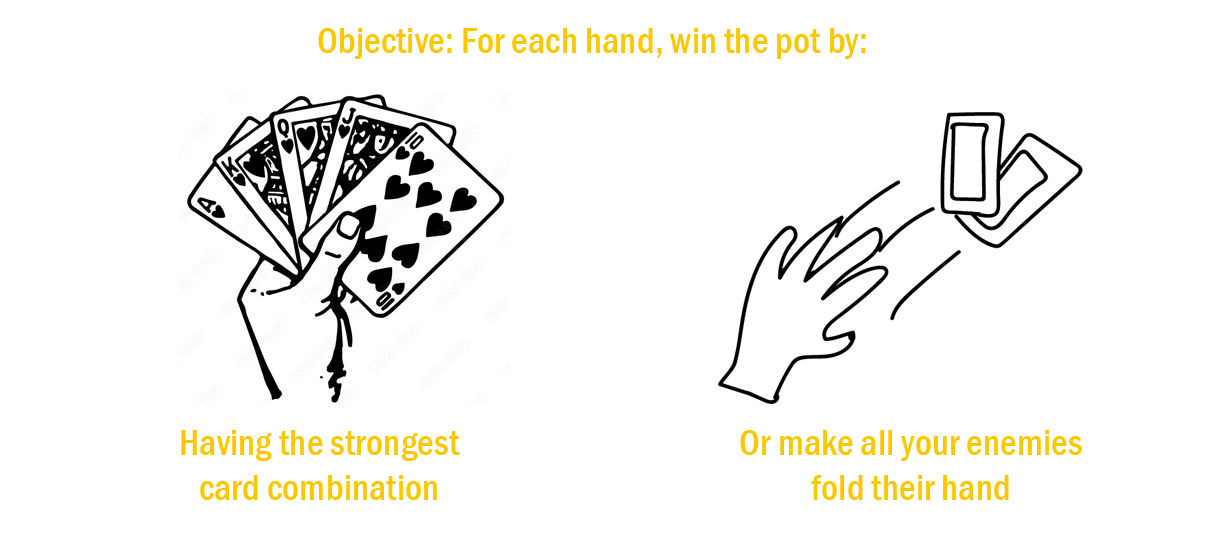
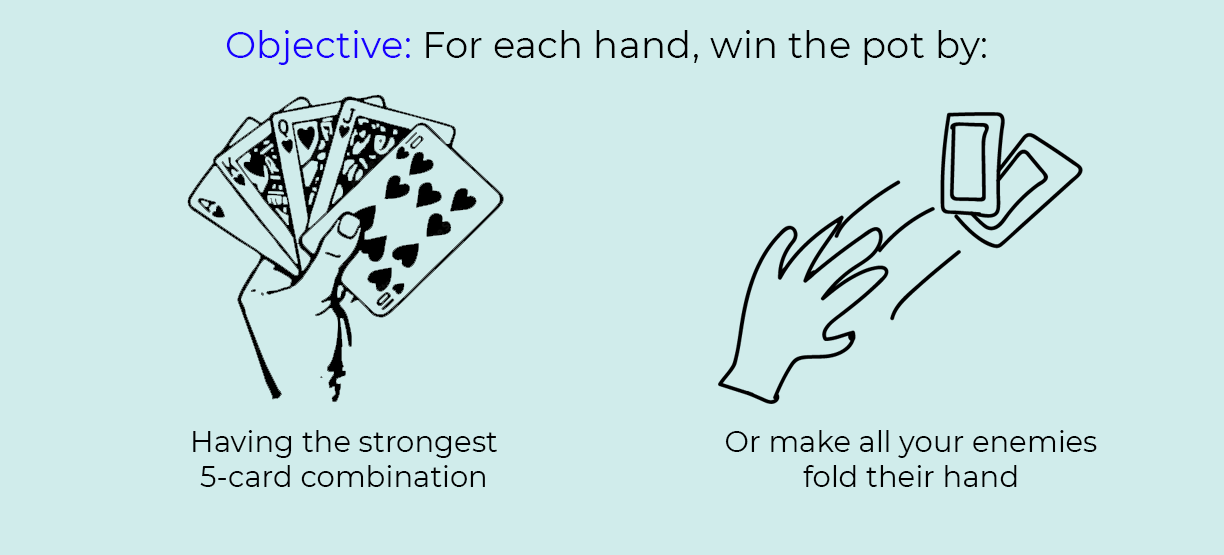
Revision of a layered 1224x555 image; what changed, layer by layer:
painted on "Or make all your enemies fold their hand" over [725, 430, 1097, 500]
renamed "Having the strongest card combination" to "Having the strongest 5-card combination", painted on it over [181, 430, 497, 500]
painted on "Layer 1" over [179, 93, 510, 404]
painted on "Objective: For each hand, win the pot by:" over [226, 28, 986, 65]
added layer "Rectangle 1" over [0, 0, 1224, 555]
